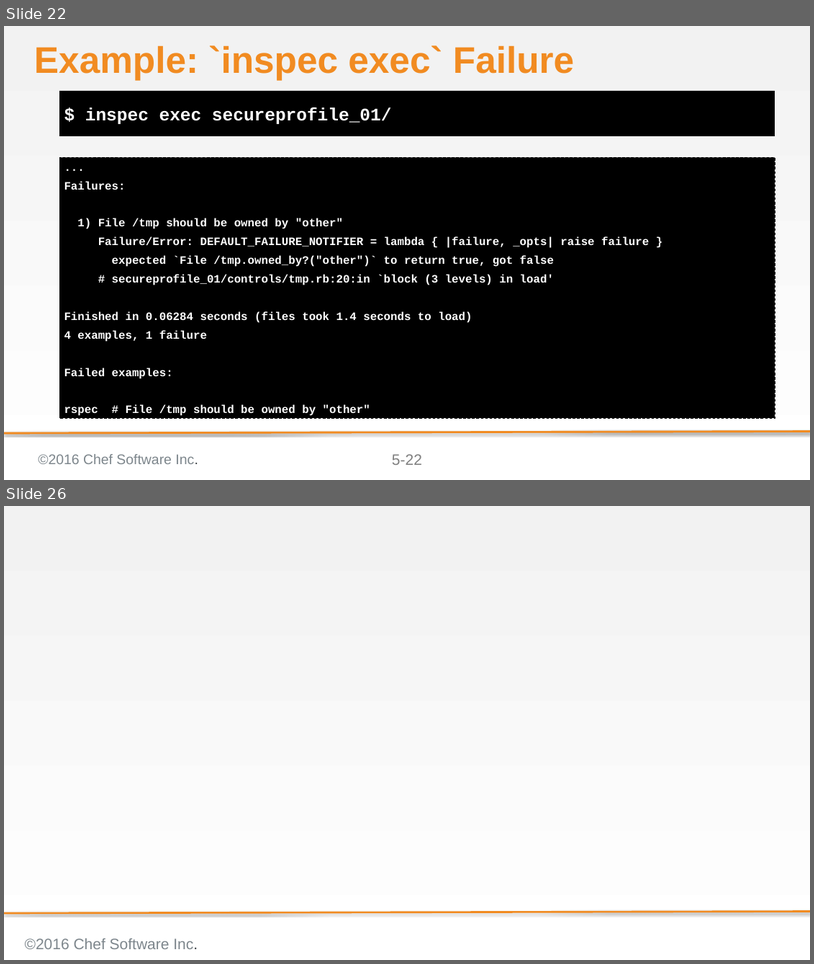
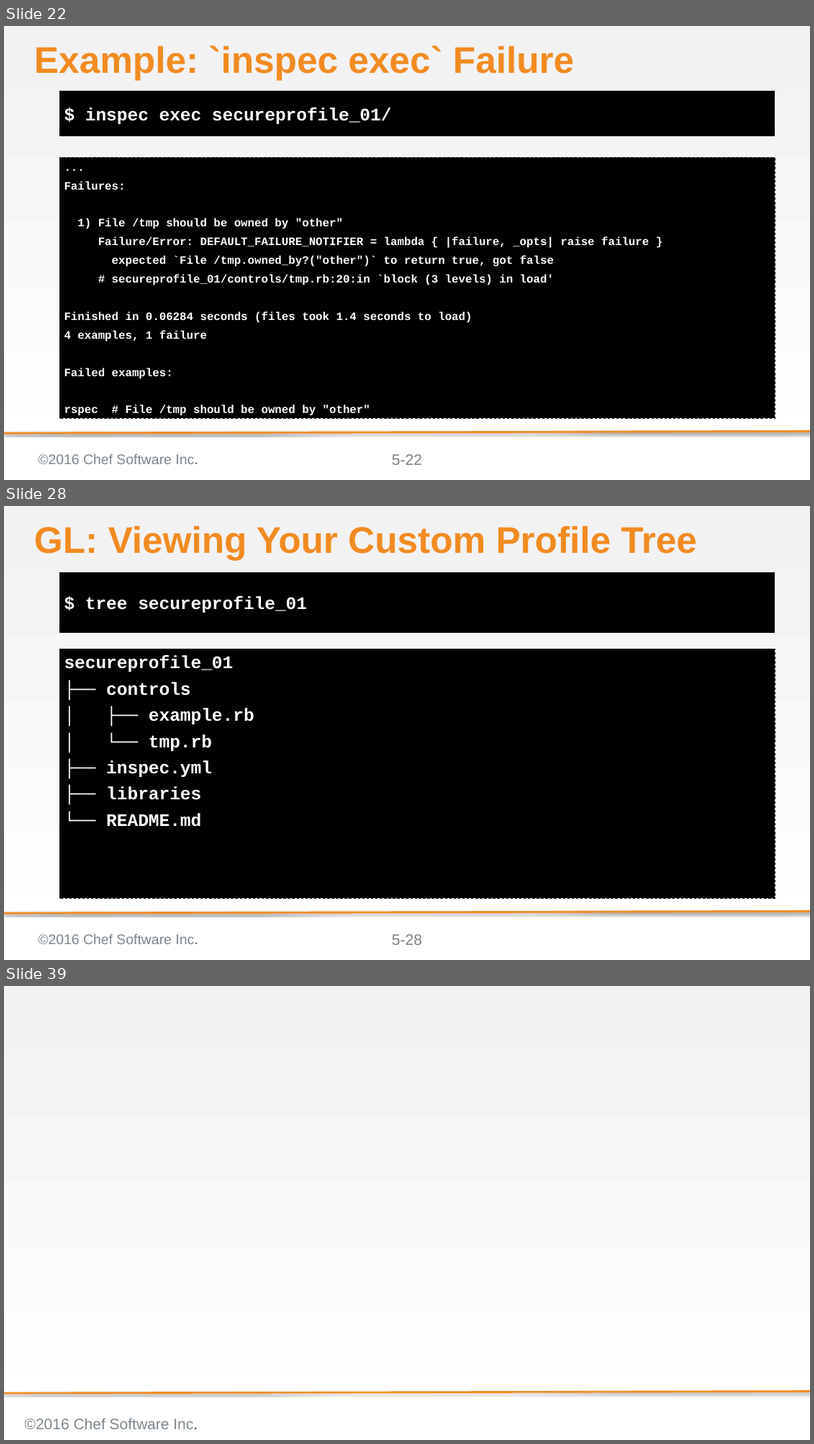
Before and after one commit to bchamby/chef-compliance-installation-configuration-operation, a slide deck: 05-creating-custom-profiles.pptx. Shown one above the other, each under a label of ours: slides 22 and 26 before the commit, slides 22, 28 and 39 after it; the slides between them are not shown. The pictures are 814x964 and 814x1444 pixels, drawn with LibreOffice and Linux fonts; fonts in the diff are those of the drawing; background and template pictures are left out. Boxes give left, top, right and bottom in pixels: in the first picture for what was removed or moved away, otherwise in the second. Text is boxed around its words. In the diff, an @@ line names an element or a change of style, - is before the commit and + after.

Commit message:
Rewrote 05-creating-custom-profiles to support inspec 0.14.7. on target nodes

```diff
--- a/05-creating-custom-profiles.pptx
+++ b/05-creating-custom-profiles.pptx
@@ slide 28 added at (4,506,810,960), background gradient #F2F2F2 to #FFFFFF; not listed: 4 template elements that a slide beside it also shows @@
@@ title added at (34,525,697,560), 58.7 pt, text #F18B21, bold @@
+GL: Viewing Your Custom Profile Tree
@@ text added at (59,572,775,633), fill #000000, 28 pt, text #FFFFFF, bold @@
+$ tree secureprofile_01
@@ text added at (59,649,775,898), fill #000000, outline #000000 1 pt dashed, 28 pt, text #FFFFFF, bold @@
+secureprofile_01
+├── controls
+│ ├── example.rb
+│ └── tmp.rb
+├── inspec.yml
+├── libraries
+└── README.md
@@ what was slide 26 is now slide 39 @@
```
Also in this commit, not shown: 3 slides changed, 12 other slides added.
